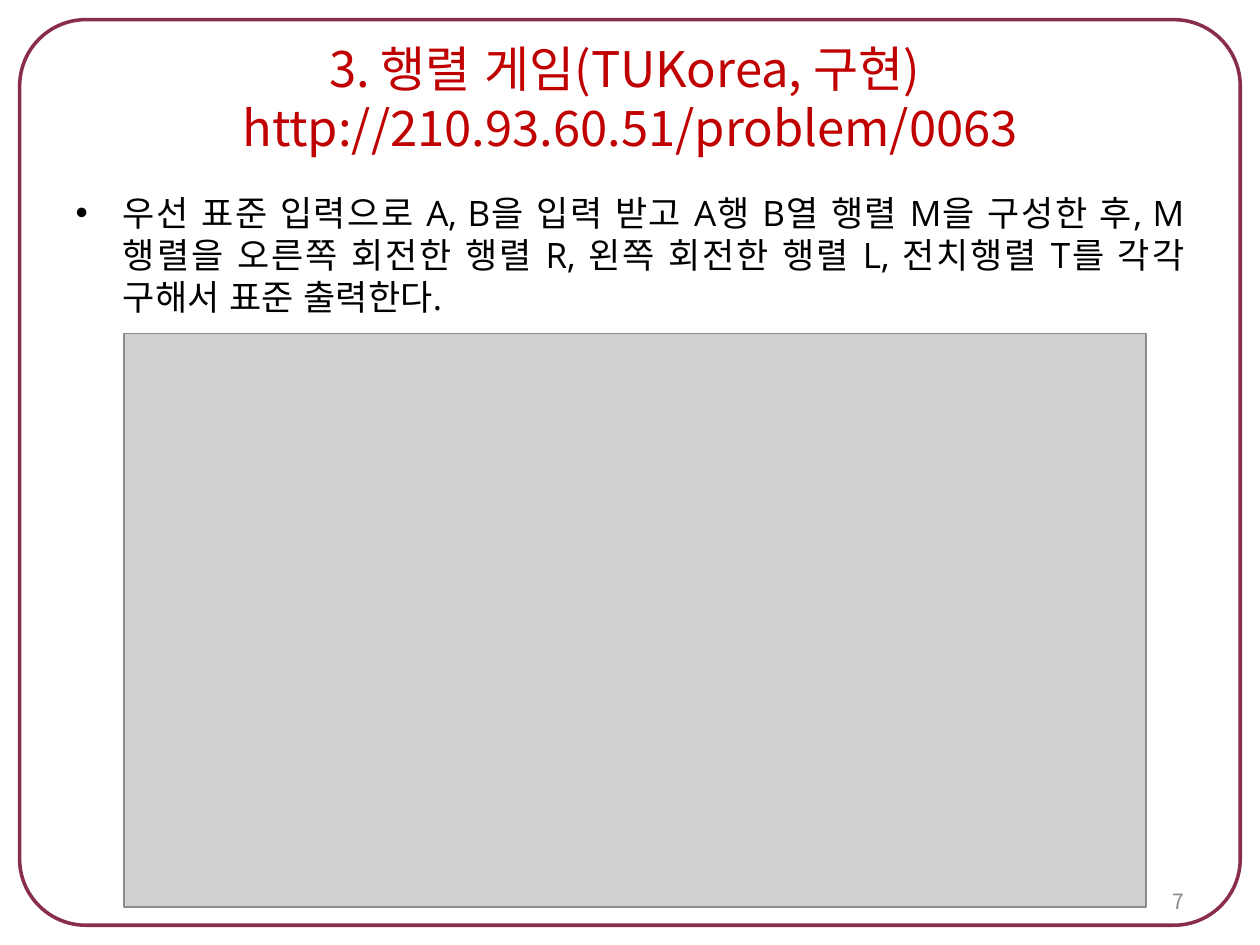
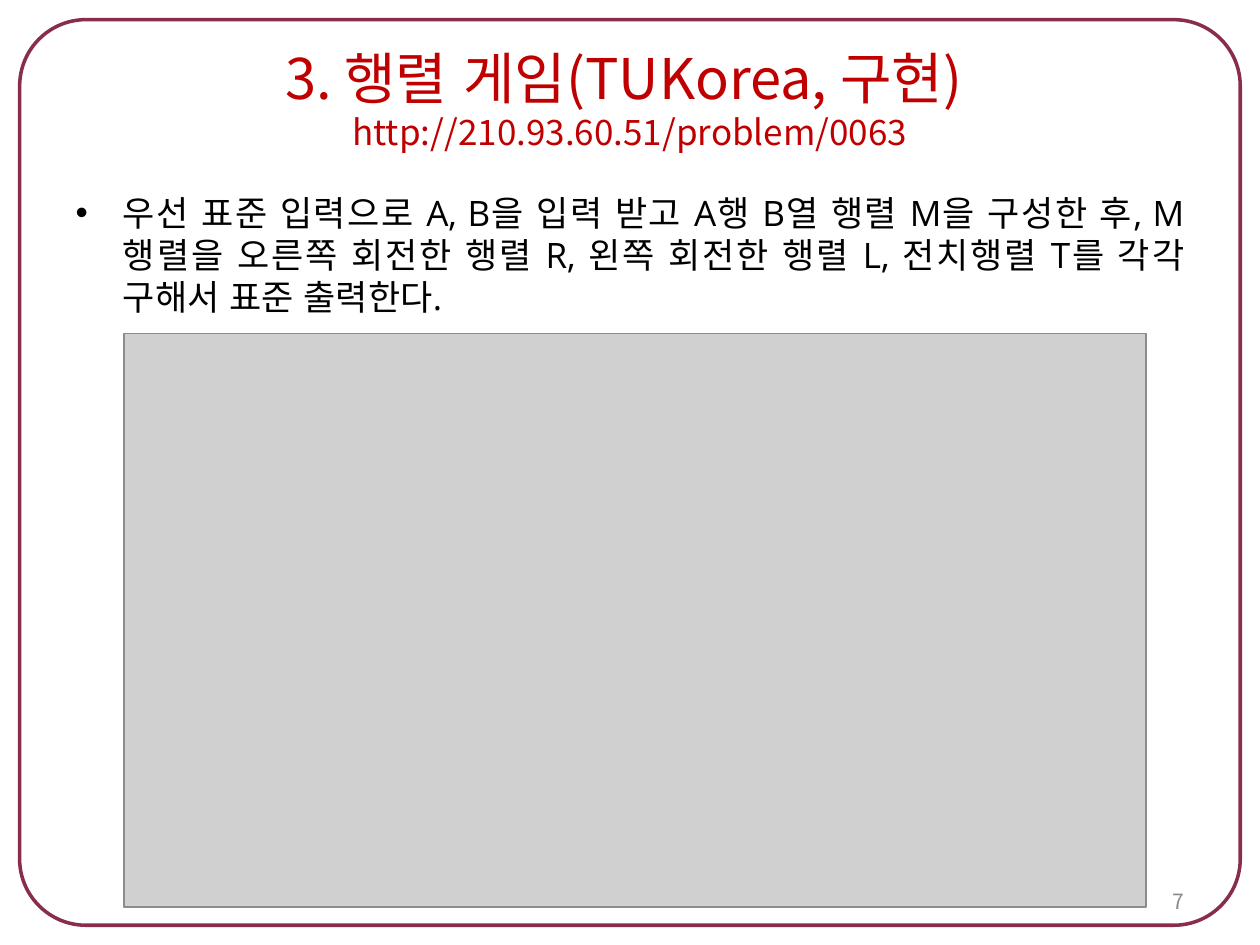
Before and after one commit to chaeeun-dev/CodingTest, a slide deck: slide 7 of 문제해결프로그래밍_숙제/숙제4. 정렬 알고리즘.pptx. Drawn at 1260x945 pixels with LibreOffice and Linux fonts; fonts in the diff are those of the drawing; grey boxes stand for pictures. Boxes give left, top, right and bottom in pixels: in the first picture for what was removed or moved away, otherwise in the second. Text is boxed around its words. In the diff, an @@ line names an element or a change of style, - is before the commit and + after.

```diff
--- a/문제해결프로그래밍_숙제/숙제4. 정렬 알고리즘.pptx
+++ b/문제해결프로그래밍_숙제/숙제4. 정렬 알고리즘.pptx
@@ title "3. 행렬 게임(TUKorea, 구현) http://210.93.60.51/problem/0063" at bbox=[285, 52, 962, 153]: size 28 to 32 pt in "3. 행렬 게임(TUKorea, 구현)"; size 28 to 20 pt in "http://210.93.60.51/problem/0063" @@
```
Also in this commit, not shown: 3 other slides changed, 5 other files.
